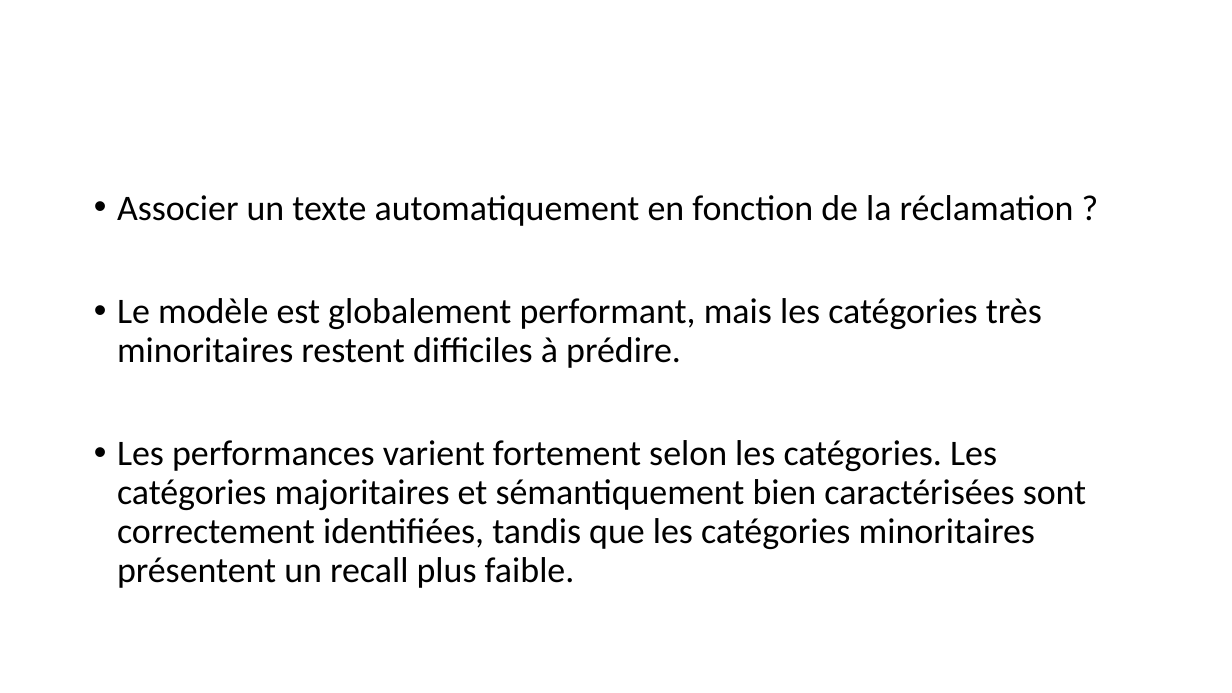
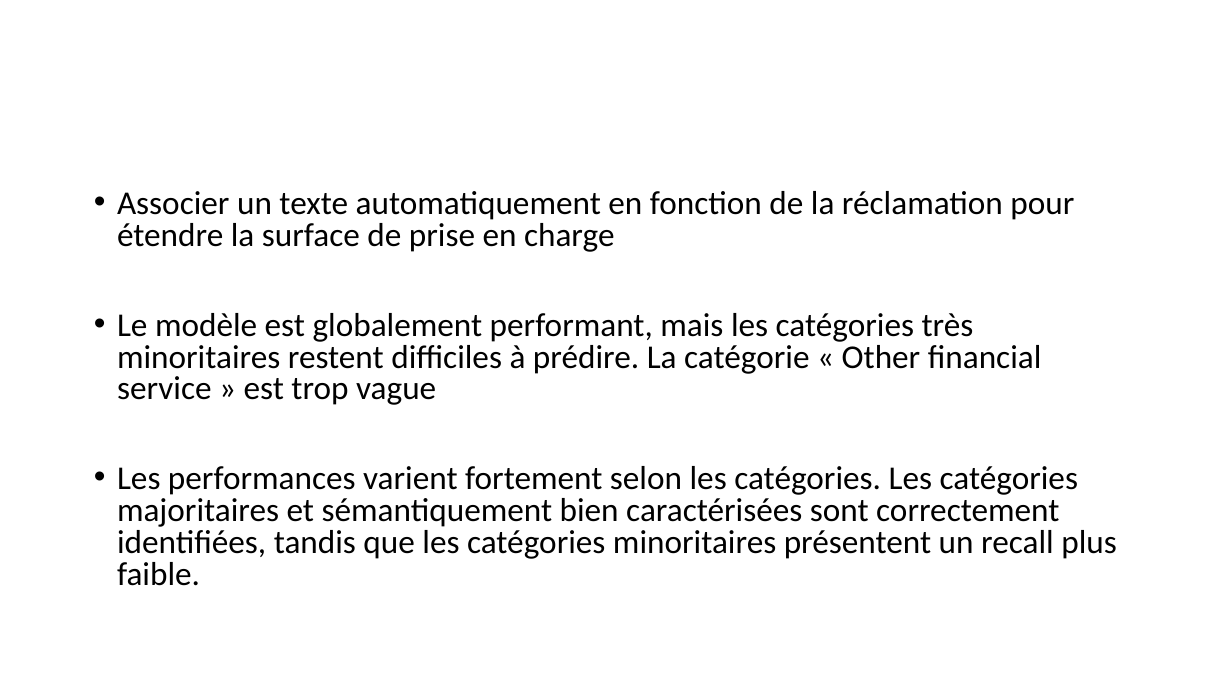
Before and after one commit to Ace4teaM/OCR-ZenAssist, a slide deck: slide 29 of Présentation.pptx (slide 24 before the commit). Drawn at 1232x693 pixels with LibreOffice and Linux fonts; fonts in the diff are those of the drawing. Boxes give left, top, right and bottom in pixels: in the first picture for what was removed or moved away, otherwise in the second. Text is boxed around its words. In the diff, an @@ line names an element or a change of style, - is before the commit and + after.

```diff
--- a/Présentation.pptx
+++ b/Présentation.pptx
@@ text at [117,191,1074,405]: text changed; size 28 to 25.9 pt @@
-• Associer un texte automatiquement en fonction de la réclamation ?
-• Le modèle est globalement performant, mais les catégories très minoritaires restent difficiles à prédire.
+• Associer un texte automatiquement en fonction de la réclamation pour étendre la surface de prise en charge
+• Le modèle est globalement performant, mais les catégories très minoritaires restent difficiles à prédire. La catégorie « Other financial service » est trop vague
@@ text at [117,466,1117,586]: size 28 to 25.9 pt in "Les performances varient fortement selon les catégories. ..."; line spacing 0.9 to 0.8 @@
```
Also in this commit, not shown: 12 other slides changed, 1 slide added, 3 slides removed, 8 other files.
